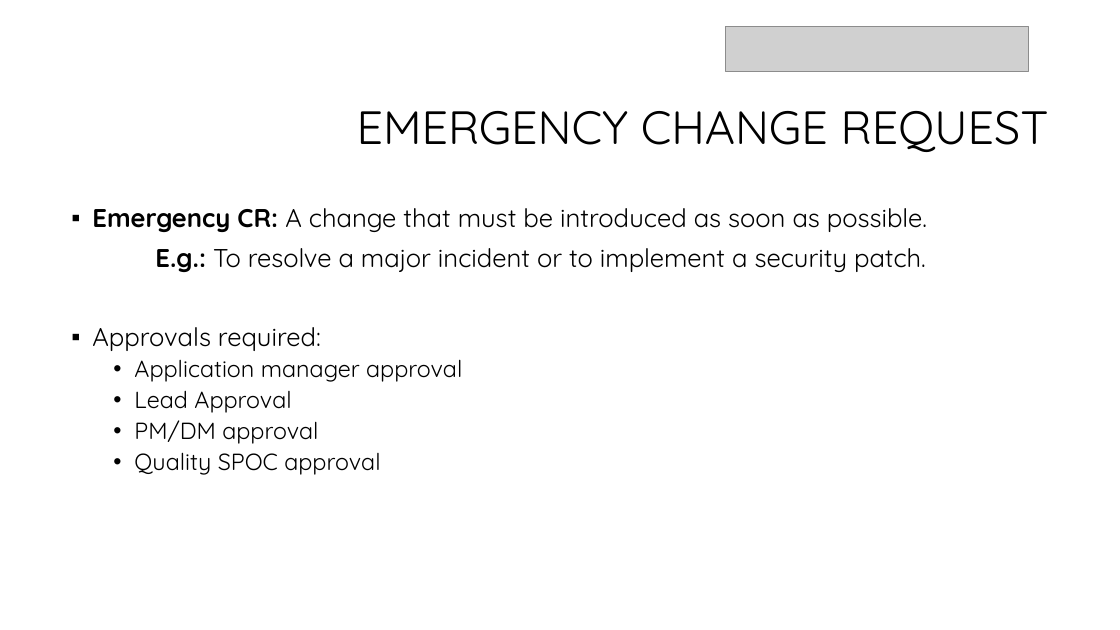
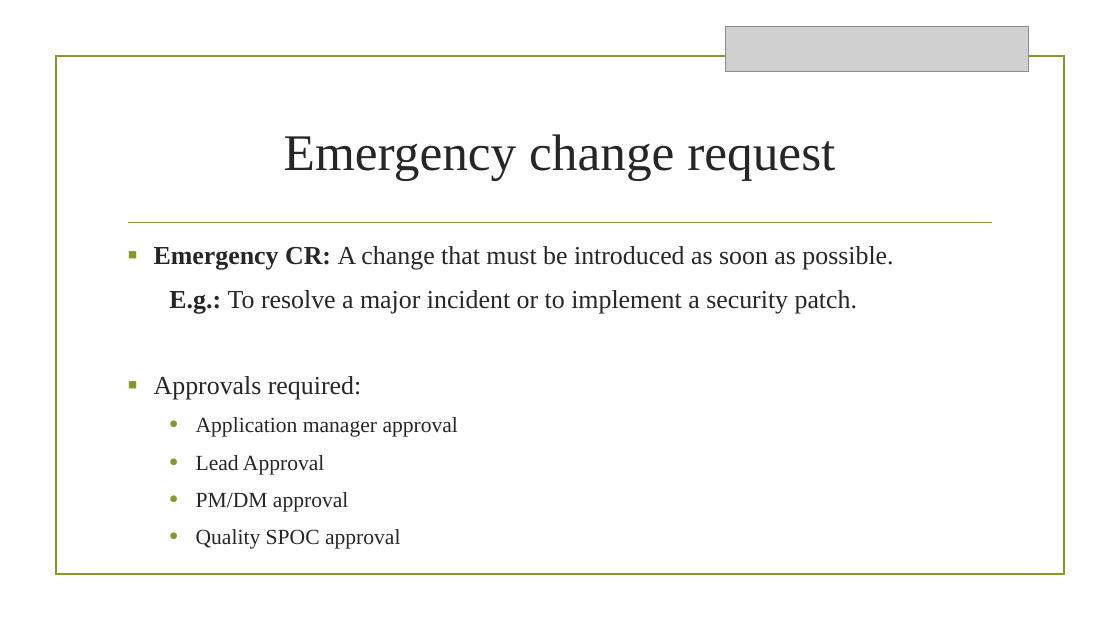
Before and after one commit to priyanka165/PPT, a slide deck: slide 5 of Change Management.pptx. Drawn at 1120x630 pixels with LibreOffice and Linux fonts; fonts in the diff are those of the drawing; grey boxes stand for pictures; background and template pictures are left out. Boxes give left, top, right and bottom in pixels: in the first picture for what was removed or moved away, otherwise in the second. Text is boxed around its words. In the diff, an @@ line names an element or a change of style, - is before the commit and + after.

```diff
--- a/Change Management.pptx
+++ b/Change Management.pptx
@@ rectangle added at <box>55,56,1064,575</box>, outline #83992A 1.25 pt @@
@@ title at <box>284,134,835,181</box>: text changed; size 40 to 44 pt; font Quicksand to Times New Roman; text colour #000000 to #262626 @@
-EMERGENCY CHANGE REQUEST
+Emergency change request
@@ text "Emergency CR: A change that ...": place and size @@
-text "Emergency CR: A change that ..." at <box>92,208,927,475</box>
+text "Emergency CR: A change that ..." at <box>154,246,893,549</box>
@@ text "Emergency CR: A change that ..." at <box>154,246,893,549</box>: size 22 to 22.2 pt in "Emergency CR: A change that must be ...", "E.g.: To resolve a major incident or ...", "Approvals required:"; font Quicksand to Times New Roman, text colour #000000 to #262626; size 20 to 18.5 pt in "Application manager approval", "Lead Approval", "PM/DM approval", "Quality SPOC approval"; indent changed; line spacing 0.9 to 1; more space between paragraphs @@
@@ line added from (129, 223) to (992, 223), #83992A 1.25 pt @@
```
Also in this commit, not shown: 6 other slides changed.
